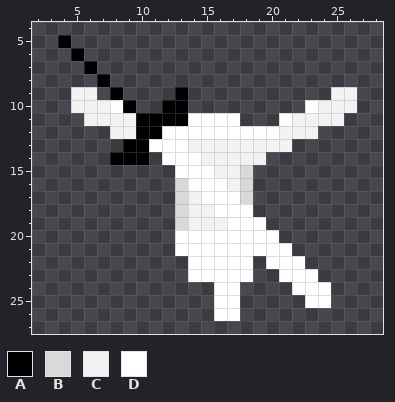
One commit to this pixel-art file: Assets/Art/Characters/Player/Dash/Player_Dash_Up.aseprite. That is the earlier state.
32x32 pixels, 1 frame. Shown: x 2..28, y 4..27.
Visible layers, top first: "Weapons/Sword", "Skin/Chest", "Skin/Left Arm", "Skin/Right Arm", "Skin/Left Leg", "Skin/Right Leg".
Palette (. is transparent): A #000000  B #d9d9d9  C #f2f2f2  D #ffffff
Pixels before, first column x 4:
 5 A......................
 6 .A.....................
 7 ..A....................
 8 ...A...................
 9 .CC.A....A...........CC
10 .CCCDA..AA.........DCCC
11 ..CCCCAAAADDDD...DCCCC.
12 ....CCAADDDDDDDDDCCC...
13 .....AADDDCCCCCCCC.....
14 ....AAA.DDDCCCCC.......
15 .........DDDCCB........
16 .........BDDDCB........
17 .........BCDDDB........
18 .........BCCDDD........
19 .........BCCCDDD.......
20 .........DDDDDDDD......
21 .........DDDDDDDDD.....
22 ..........DDDDD.DDD....
23 ..........DDDDD..DDD...
24 ............DD....DDD..
25 ............DD.....DD..
26 ............DD.........
The result:
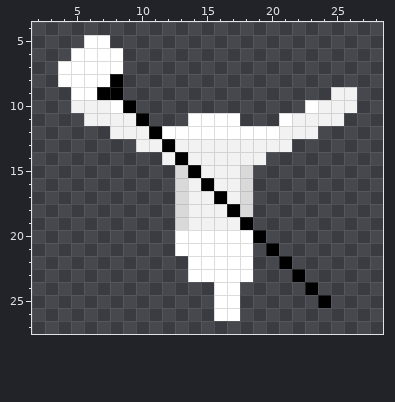
The author wrote: Added Dash Weapon Animations
What changed:
layer "Weapons/Staff" now shown
layer "Weapons/Sword" now hidden
The edit adds colour A in row 8 at x 8; in row 9 at x 7.
Colour D gives way to colour A in row 13 at x 12; in row 14 at x 13; in row 15 at x 14; in row 16 at x 15; in row 17 at x 16; in row 18 at x 17.
Colour D gives way to colour A in row 19 at x 18; in row 20 at x 19; in row 21 at x 20; in row 22 at x 21; in row 23 at x 22; in row 24 at x 23.
Colour D gives way to colour A in row 25 at x 24.
Colour D gives way to colour B in row 15 at x 13; in row 18 at x 18.
Colour A gives way to colour C in rows 12 to 13 at x 10.
Colour D gives way to colour C in row 13 at x 11 and 13; in row 14 at x 12 and 14; in row 15 at x 15; in row 16 at x 14 and 16; in row 17 at x 15 and 17; in row 18 at x 16.
Colour D gives way to colour C in row 19 at x 17.
The edit adds colour D in row 5 at x 6 to 7; in row 6 at x 6 to 8; in row 7 at x 4 to 5 and 7 to 8; in row 8 at x 4 to 6.
Colour A gives way to colour D in row 6 at x 5; in row 7 at x 6; in row 8 at x 7.
Colour C gives way to colour D in row 9 at x 5 to 6.
The edit erases colour A in row 5 at x 4; in row 9 at x 13; in row 10 at x 12 to 13; in row 11 at x 11 to 13; in row 13 at x 9; in row 14 at x 8 to 10.
The edit erases colour D in row 19 at x 19; in row 20 at x 20; in row 21 at x 19 and 21; in row 22 at x 20 and 22; in row 23 at x 21 and 23; in row 24 at x 22 and 24.
The edit erases colour D in row 25 at x 23.
